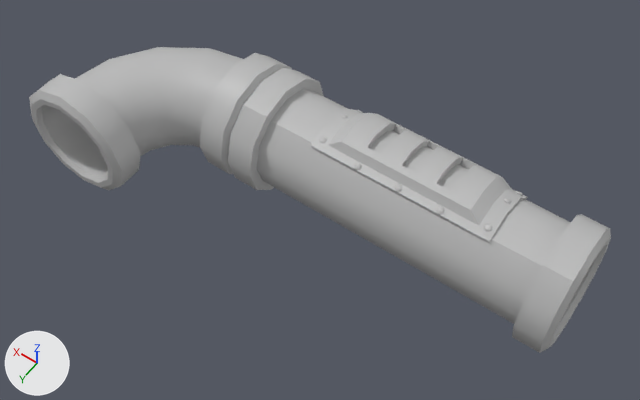
The FBX model UnityProject/Assets/Prefabs/LevelProps/Prefabs/Pipes/Meshes/SM_Small_Pipe_Group.fbx: old version first, new version second.
Both versions are drawn from a camera (50 mm lens) standing at (-2.27, 4.61, 6.5) and looking at (0.73, 0.41, -0.09). The axes (+X, +Y, +Z) are drawn at lower left. The lights are the same throughout. Where no turn or scale is listed for an object, it has been applied to the vertices.

Names of what the first picture shows: 'bent_pipe', 'straight_pipe', 'vent'.
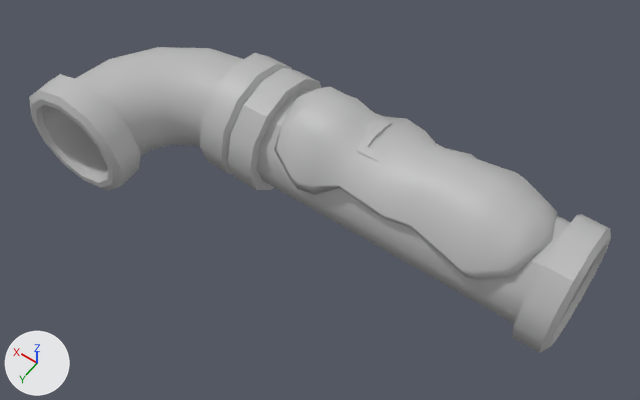
What differs and where, as boxes (x1, y1, x2, y2) in the pictures (640 x 400 px):
'snow_cylinder', added
    after: (274, 87, 557, 280)
'vent', unchanged, covered by the edit
    before: (310, 108, 528, 242)
    after: (356, 114, 444, 163)

The edits, one by one:
Material 'm_Snow' (mat_m_snow) is new.
Its base color is (0.5, 0.5, 0.5) (grey #bcbcbc).
Mesh me_mesh_015 is new.
It has 156 vertices, 156 faces and spans x -1.37..1.33, y -0.56..0.57, z 0.0..0.62.
It uses material mat_m_snow (grey #bcbcbc).
Object 'snow_cylinder' (ob_snow_cylinder) is new; it shows me_mesh_015.
Its location is (0.0, 0.0, 0.109).
